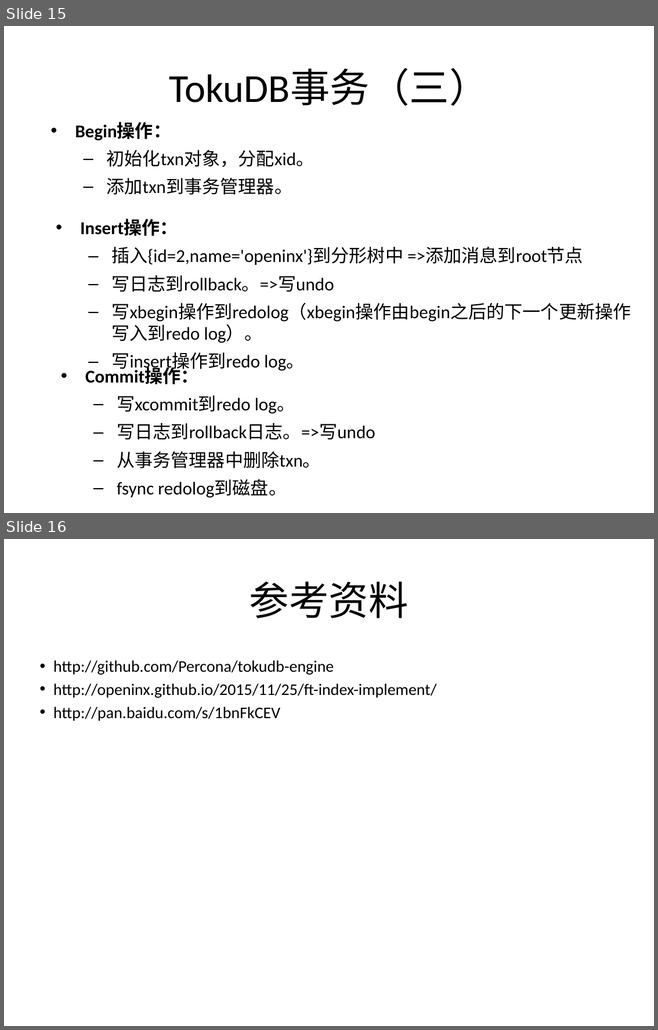
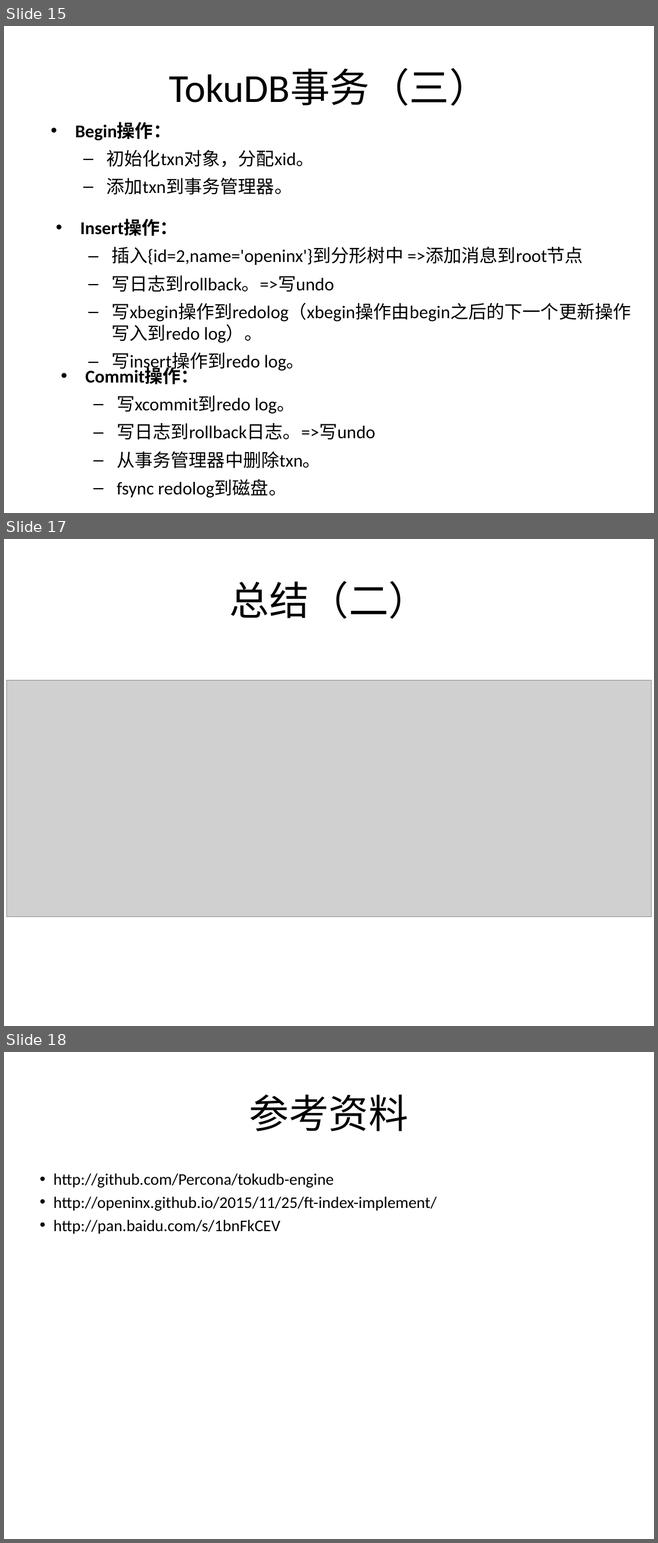
Before and after one commit to SteNicholas/openinx.github.io, a slide deck: ppt/tokudb-index.pptx. Shown one above the other, each under a label of ours: slides 15 and 16 before the commit, slides 15, 17 and 18 after it; the slides between them are not shown. The pictures are 658x1030 and 658x1543 pixels, drawn with LibreOffice and Linux fonts; fonts in the diff are those of the drawing; grey boxes stand for pictures. Boxes give left, top, right and bottom in pixels: in the first picture for what was removed or moved away, otherwise in the second. Text is boxed around its words. In the diff, an @@ line names an element or a change of style, - is before the commit and + after.

Commit message:
new ppt

```diff
--- a/ppt/tokudb-index.pptx
+++ b/ppt/tokudb-index.pptx
@@ slide 17 added at bbox=[4, 539, 654, 1026], background #FFFFFF @@
@@ title added at bbox=[230, 581, 428, 619], 44 pt, text #000000 @@
+总结（二）
@@ picture added at bbox=[6, 681, 651, 917] @@
@@ what was slide 16 is now slide 18 @@
```
Also in this commit, not shown: 1 other slide added, 2 other files.
